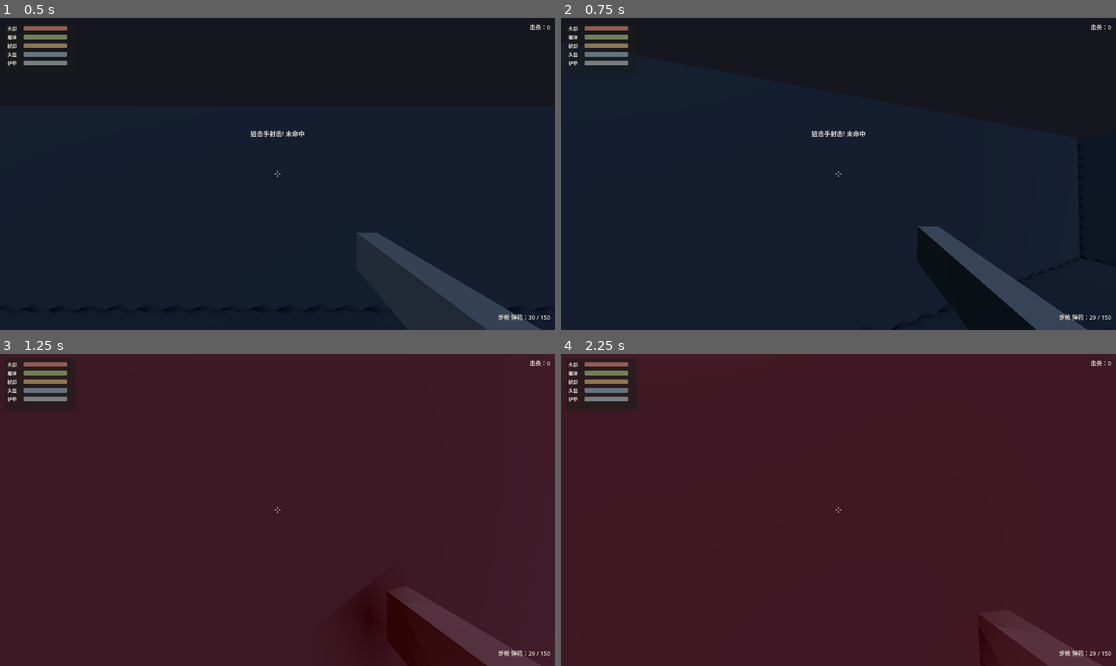
Above: before the commit, frames 1-4 (two rows, left to right).
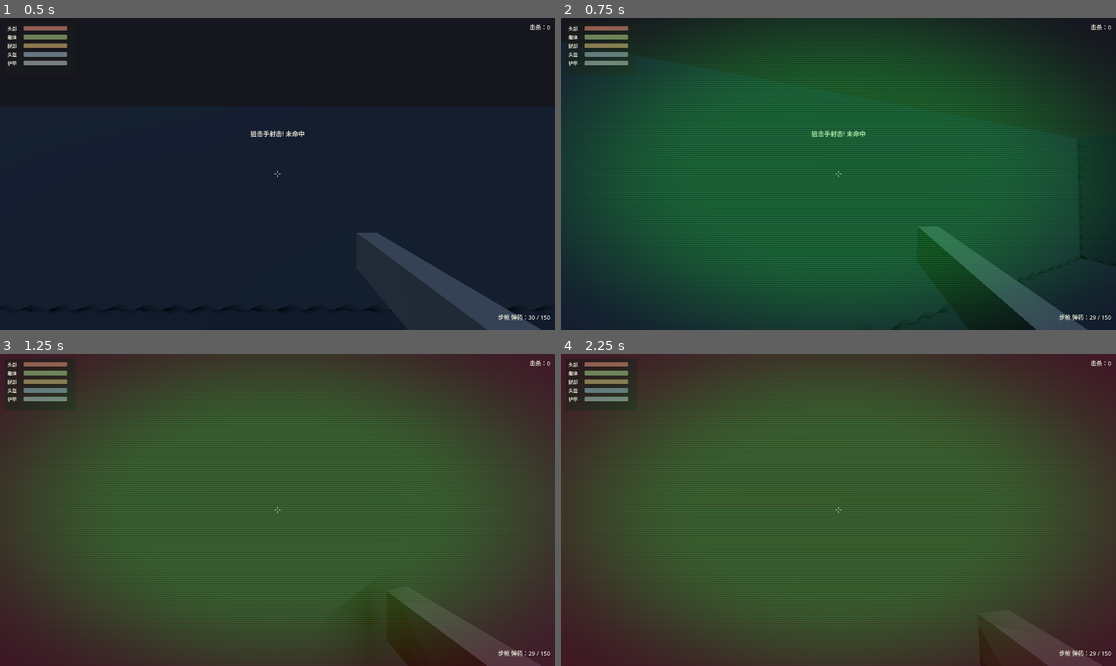
Above: after the commit, the same moments.

Repository: Nagi-226/Snuffers
Game: Godot game, scene res://scenes/main.tscn
Two runs of this game, one before a commit and one after it. Both use one fixed random seed, a clock stepped at 60 frames per second and the inputs below.
Inputs (mouse positions are in pixels of both pictures, inside the frame that each line leads up to):
- Up to frame 1 (0.5 s): no input
- Up to frame 2 (0.75 s): tap Enter at 0.5 s; move the mouse to (866, 174) at 0.52 s; hold W from 0.53 s (still down); tap N at 0.6 s; click (866, 174) at 0.67 s
- Up to frame 3 (1.25 s): keep holding W; tap V at 0.8 s
- Up to frame 4 (2.25 s): keep holding W; move the mouse to (810, 510) at 1.27 s; tap V at 1.35 s; tap N at 1.55, 2.1 s; tap Space at 2 s; move the mouse to (849, 503) at 2.02 s

Frame 1 is identical in both runs. In frame 2, 80% of the frame differs, in the area x 0-100%, y 0-100%; in frame 3, 80%; in frame 4, 80%.

Commit message:
feat(godot): 蜂后集成收口——W7/W8交付总装+双头切换BUG修复+台账补登
- 三蜂并行交付：W1键位V→N翻正/greybox_arena昼夜总装(DayNightController+NightVisionOverlay实例化,旧WorldEnvironment+MoonLight移除)/ATTRIBUTION.md主台账补登(jeh3no MIT+13音频Mixkit+待考项标注)
- 修复夜视双头切换BUG(翻车模式⑦拦截):player_controller与overlay同响应N键且无set_input_as_handled→单次按N双翻转净零;overlay改为有player组在场时让位
- 契约先行微增:GameState.is_night(DayNightController._apply_mode维护),夜视白天禁开门控统一走契约(player_controller+overlay同源),废弃day_night_ref空引用机制
- 断言对齐:smoke_scenes greybox expect改DayNightController+NightVisionOverlay;main.tscn过时注释修正
- W8误报勘误:jeh3no原始fbx/gltf未被git追踪(仅.gdkeep入库),约束#7无冲突
- L1全链PASS:23脚本/15场景/契约53断言/节点断言全绿
自检: ①②③④ 通过

Diff:
--- a/godot/autoload/game_state.gd
+++ b/godot/autoload/game_state.gd
@@ -33,6 +33,8 @@
 var heli_time_left: float = 0.0
 var mission_phase: MissionPhase = MissionPhase.INFILTRATE
 var night_vision: bool = false
+## 昼夜模式运行时状态（DayNightController 维护；true=黑夜。夜视仪白天禁开——§11.2；蜂后集成 2026-07-30）
+var is_night: bool = true
 
 
 func _ready() -> void:
--- a/godot/scenes/levels/greybox_arena.tscn
+++ b/godot/scenes/levels/greybox_arena.tscn
@@ -1,4 +1,7 @@
-[gd_scene format=3]
+[gd_scene load_steps=53 format=3]
+
+[ext_resource type="PackedScene" path="res://scenes/levels/day_night_controller.tscn" id="Scene_day_night"]
+[ext_resource type="Script" path="res://scripts/levels/night_vision_overlay.gd" id="Script_nv_overlay"]
 
 [sub_resource type="StandardMaterial3D" id="StandardMaterial3D_ground"]
 albedo_color = Color(0.2, 0.231, 0.278, 1)
@@ -197,27 +200,12 @@
 [sub_resource type="BoxShape3D" id="BoxShape3D_barrel"]
 size = Vector3(0.8, 1.2, 0.8)
 
-[sub_resource type="Environment" id="Environment_night"]
-background_mode = 1
-background_color = Color(0.02, 0.02, 0.039, 1)
-ambient_light_source = 2
-ambient_light_color = Color(0.0667, 0.0667, 0.1333, 1)
-ambient_light_energy = 0.15
-fog_enabled = true
-fog_light_color = Color(0.086, 0.086, 0.122, 1)
-fog_density = 0.005
-
 [node name="GreyboxArena" type="Node3D"]
 
-[node name="WorldEnvironment" type="WorldEnvironment" parent="."]
-environment = SubResource("Environment_night")
-
-[node name="MoonLight" type="DirectionalLight3D" parent="."]
-rotation = Vector3(-0.872665, -0.523599, 0)
-light_color = Color(0.6667, 0.8, 1, 1)
-light_energy = 0.4
-shadow_enabled = true
-directional_shadow_max_distance = 250.0
+[node name="DayNightController" parent="." instance=ExtResource("Scene_day_night")]
+
+[node name="NightVisionOverlay" type="CanvasLayer" parent="."]
+script = ExtResource("Script_nv_overlay")
 
 [node name="Ground" type="StaticBody3D" parent="."]
 position = Vector3(0, -0.5, 0)
--- a/godot/scenes/main.tscn
+++ b/godot/scenes/main.tscn
@@ -7,7 +7,7 @@
 ; G2 收尾总装（W6 串行）：玩家实例化于出生点 GameConfig.START_POS(90,-55)，
 ;   地面顶面 y=0，胶囊底部贴地留 0.1 余量；HUD / AudioManager 挂根。
 ;   骨架期占位 Camera3D / DirectionalLight3D 已移除（玩家相机 current 已就绪，
-;   灰盒自带夜战光照 WorldEnvironment+MoonLight，避免双重叠加）。
+;   灰盒光照由 DayNightController 昼夜控制器接管——2026-07-30 总装，避免双重叠加）。
 
 [ext_resource type="PackedScene" path="res://scenes/levels/greybox_arena.tscn" id="1_arena"]
 [ext_resource type="PackedScene" path="res://scenes/enemies/infantry.tscn" id="2_infantry"]
--- a/godot/scripts/levels/day_night_controller.gd
+++ b/godot/scripts/levels/day_night_controller.gd
@@ -80,6 +80,8 @@
 
 
 func _apply_mode(mode: Mode) -> void:
+	# 同步昼夜运行时状态到契约（GameState.is_night；夜视仪门控消费——蜂后集成 2026-07-30）
+	GameState.is_night = (mode == Mode.NIGHT)
 	var env := _world_env.environment
 	if env == null:
 		env = Environment.new()
--- a/godot/scripts/levels/night_vision_overlay.gd
+++ b/godot/scripts/levels/night_vision_overlay.gd
@@ -3,8 +3,8 @@
 ## 契约约束（AGENTS.md）：
 ## - 消费 Events.night_vision_toggled（已存在，events.gd L81）。
 ## - 读取 GameState.night_vision 同步状态。
-## - 键位 N（§11.2 机主裁决）；当前 player_controller.gd 仍为 V（W1 域待改），
-##   本脚本在演示场景中自行处理 N 键，集成后由 player_controller 统一发信号。
+## - 键位 N（§11.2 机主裁决，player_controller.gd 已翻正）；有玩家在场时本脚本让位，
+##   由 player_controller 统一发信号；白天禁开门控读 GameState.is_night。
 ##
 ## 效果：绿色磷光全屏覆盖 + 扫描线 + 暗角（占位，G4 后替换正式素材）。
 ## 仅黑夜模式下可用（白天按 N 无反应）。
@@ -38,11 +38,6 @@
 var _overlay: ColorRect
 var _is_active: bool = false
 
-## 可选：引用 DayNightController 以限制白天不可用。
-## 若为 null 则不做模式限制（向后兼容）。
-var day_night_ref: Node = null
-
-
 func _ready() -> void:
 	layer = 100
 	_build_overlay()
@@ -52,7 +47,10 @@
 
 
 func _unhandled_input(event: InputEvent) -> void:
-	# 演示用：N 键切换夜视（集成后由 player_controller 发信号，本段可删）。
+	# 演示场景用：N 键切换夜视。场景内存在玩家（player 组）时让位给
+	# player_controller 统一处理，避免双头切换（蜂后集成 2026-07-30）。
+	if get_tree().get_first_node_in_group("player") != null:
+		return
 	if event is InputEventKey:
 		var key := event as InputEventKey
 		if key.pressed and not key.echo and key.physical_keycode == KEY_N:
@@ -61,10 +59,9 @@
 
 
 func _toggle_night_vision() -> void:
-	# 白天模式下禁止开启夜视（§11.2：夜视仪黑夜模式下可用）。
-	if day_night_ref != null and day_night_ref.has_method("is_night"):
-		if not day_night_ref.is_night() and not GameState.night_vision:
-			return
+	# 白天禁开（§11.2）：GameState.is_night 由 DayNightController 维护。
+	if not GameState.is_night and not GameState.night_vision:
+		return
 	GameState.night_vision = not GameState.night_vision
 	Events.night_vision_toggled.emit(GameState.night_vision)
 
--- a/godot/scripts/player/player_controller.gd
+++ b/godot/scripts/player/player_controller.gd
@@ -15,7 +15,7 @@
 const KEY_RELOAD: Key = KEY_R ## 网页版 R：换弹（计时归 W2 武器域；R 键通路缺口已上报蜂后，见交付报告）
 const KEY_WEAPON_RIFLE: Key = KEY_1 ## 网页版 1：切步枪
 const KEY_WEAPON_RPG: Key = KEY_2 ## 网页版 2：切火箭筒
-const KEY_NIGHT_VISION: Key = KEY_V ## 网页版 V：夜视仪切换
+const KEY_NIGHT_VISION: Key = KEY_N ## N：夜视仪切换（§11.2 机主裁决：V→N，与昼夜演示场景键位一致）
 const KEY_MEDKIT: Key = KEY_F ## 网页版 F：使用药包
 const KEY_HELI: Key = KEY_H ## 网页版 H：呼叫直升机
 const KEY_RELEASE_MOUSE: Key = KEY_ESCAPE ## Esc：释放鼠标（点击画面恢复捕获）
@@ -239,8 +239,10 @@
 	Events.weapon_switched.emit(weapon_id)
 
 
-## V：夜视仪切换占位。
+## N：夜视仪切换占位。白天禁开（§11.2）：白天且当前未开启时直接返回；关闭不限时段。
 func _toggle_night_vision() -> void:
+	if not GameState.is_night and not GameState.night_vision:
+		return
 	GameState.night_vision = not GameState.night_vision
 	Events.night_vision_toggled.emit(GameState.night_vision)
 
--- a/godot/tests/smoke_scenes.gd
+++ b/godot/tests/smoke_scenes.gd
@@ -34,7 +34,7 @@
 	{
 		"scene": "res://scenes/levels/greybox_arena.tscn",
 		"optional": false,
-		"expect": ["WorldEnvironment", "MoonLight", "Ground", "BoundaryWalls", "DividerBuilding", "Markers"],
+		"expect": ["DayNightController", "NightVisionOverlay", "Ground", "BoundaryWalls", "DividerBuilding", "Markers"],
 	},
 	{
 		"scene": "res://scenes/ui/hud.tscn",
Not shown, changed: godot/ATTRIBUTION.md
